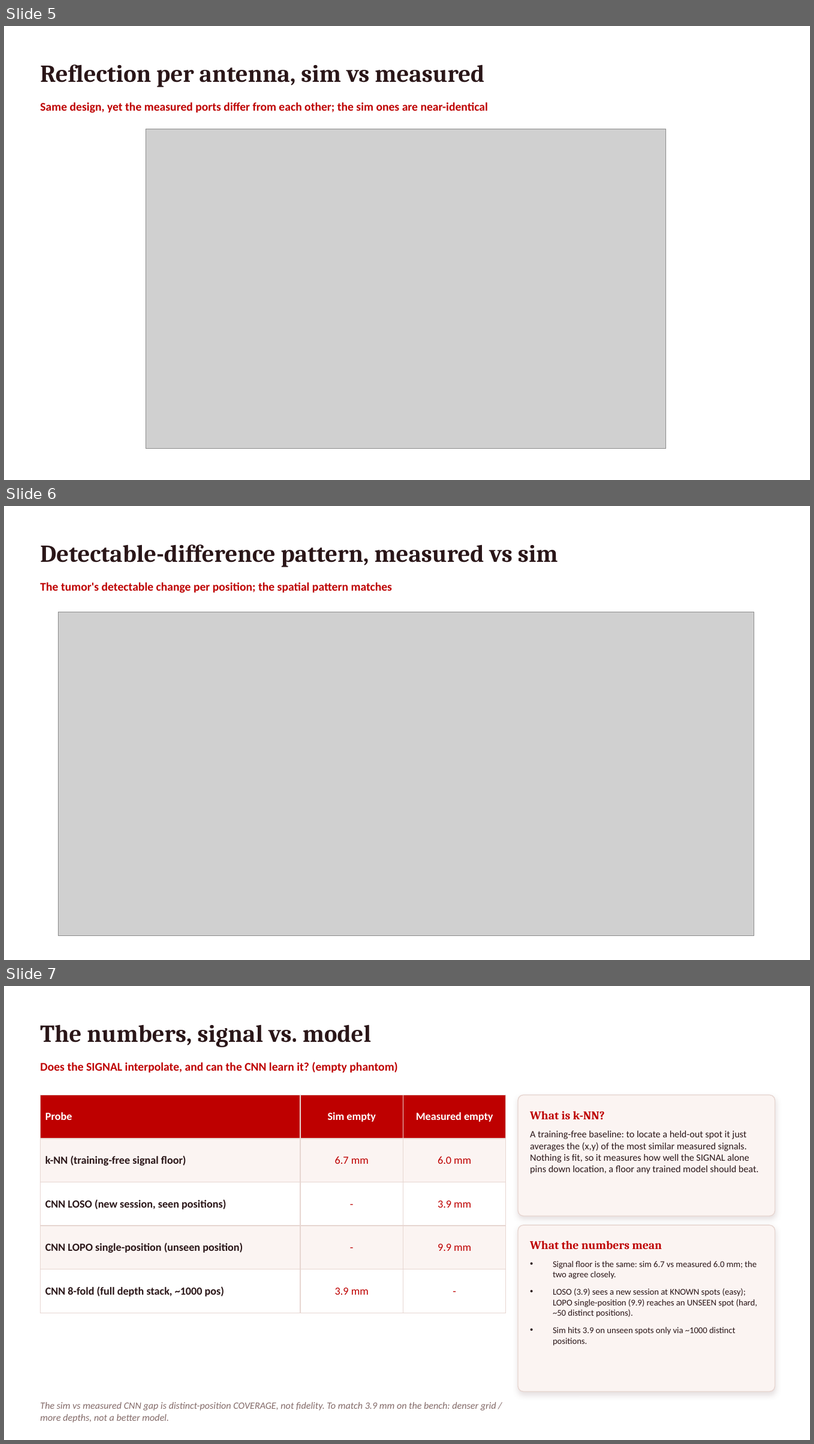
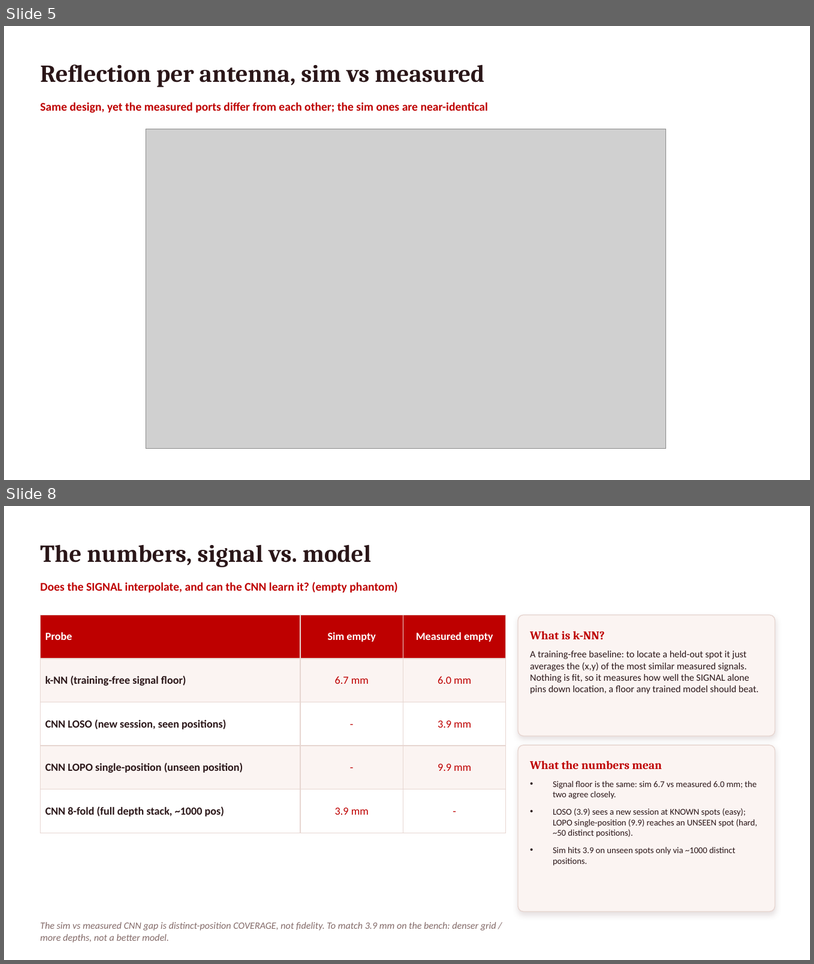
Before and after one commit to pmart1534/microwave-phantom-localization-cnn-mlp, a slide deck: regression_deck/Deck3_Sim_vs_Measured.pptx. Shown one above the other, each under a label of ours: slides 5, 6 and 7 before the commit, slides 5 and 8 after it; the slides between them are not shown. The pictures are 814x1444 and 814x964 pixels, drawn with LibreOffice and Linux fonts; fonts in the diff are those of the drawing; grey boxes stand for pictures. Boxes give left, top, right and bottom in pixels: in the first picture for what was removed or moved away, otherwise in the second. Text is boxed around its words. In the diff, an @@ line names an element or a change of style, - is before the commit and + after.

```diff
--- a/regression_deck/Deck3_Sim_vs_Measured.pptx
+++ b/regression_deck/Deck3_Sim_vs_Measured.pptx
@@ slide 6 removed at bbox=[4, 506, 810, 960], background #FFFFFF @@
@@ text removed at bbox=[40, 544, 558, 567] @@
-Detectable-difference pattern, measured vs sim
@@ text removed at bbox=[40, 582, 393, 593] @@
-The tumor's detectable change per position; the spatial pattern matches
@@ picture removed at bbox=[59, 612, 754, 936] @@
@@ what was slide 7 is now slide 8 @@
```
Also in this commit, not shown: 1 slide changed, 3 slides added, 4 other files.
